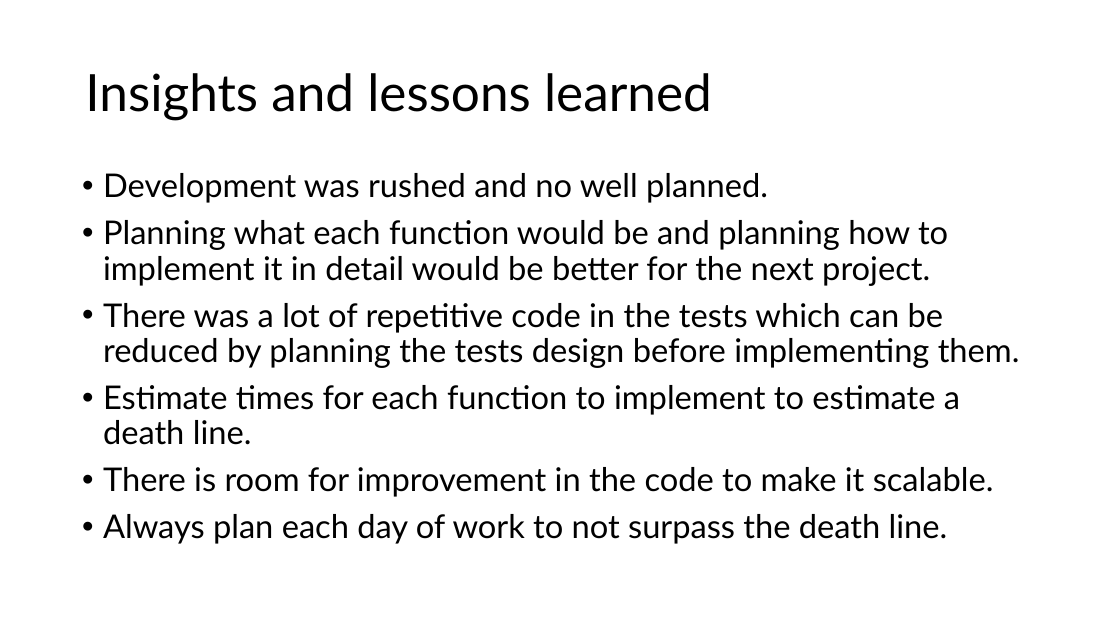
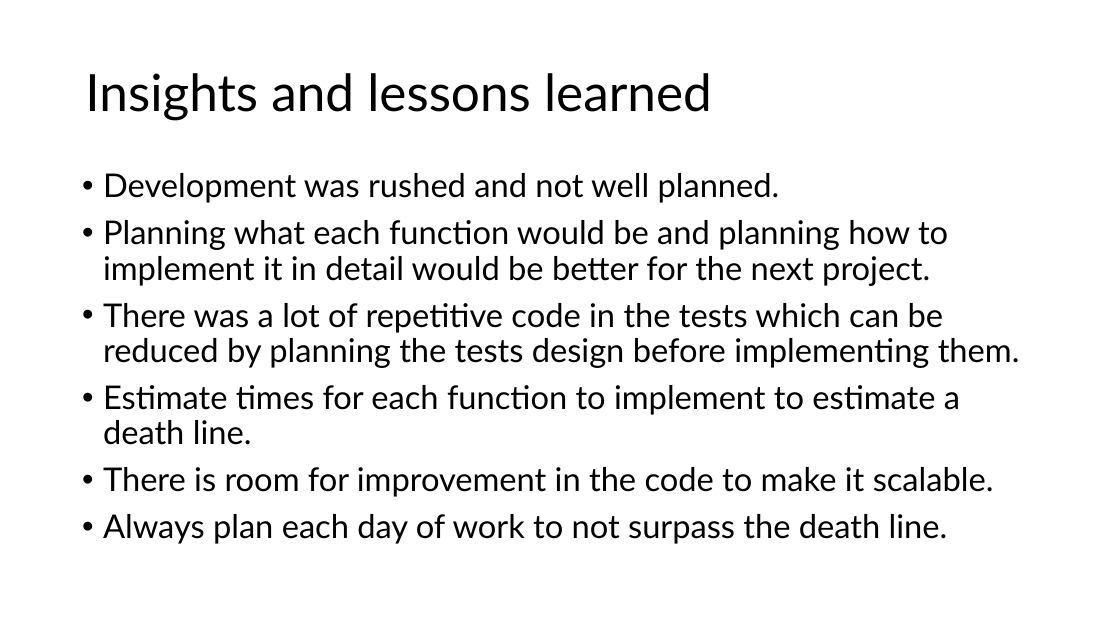
Before and after one commit to Hect0r1/University-billing-system, a slide deck: slide 16 of presentation/salesforce_presentation.pptx (slide 17 before the commit). Drawn at 1120x630 pixels with LibreOffice and Linux fonts; fonts in the diff are those of the drawing. Boxes give left, top, right and bottom in pixels: in the first picture for what was removed or moved away, otherwise in the second. Text is boxed around its words. In the diff, an @@ line names an element or a change of style, - is before the commit and + after.

Commit message:
Remove empty slide and corrected some grammar mistakes

```diff
--- a/presentation/salesforce_presentation.pptx
+++ b/presentation/salesforce_presentation.pptx
@@ text at [103,173,780,203]: text changed @@
-• Development was rushed and no well planned.
+• Development was rushed and not well planned.
```
Also in this commit, not shown: 1 other slide changed, 1 slide removed.
